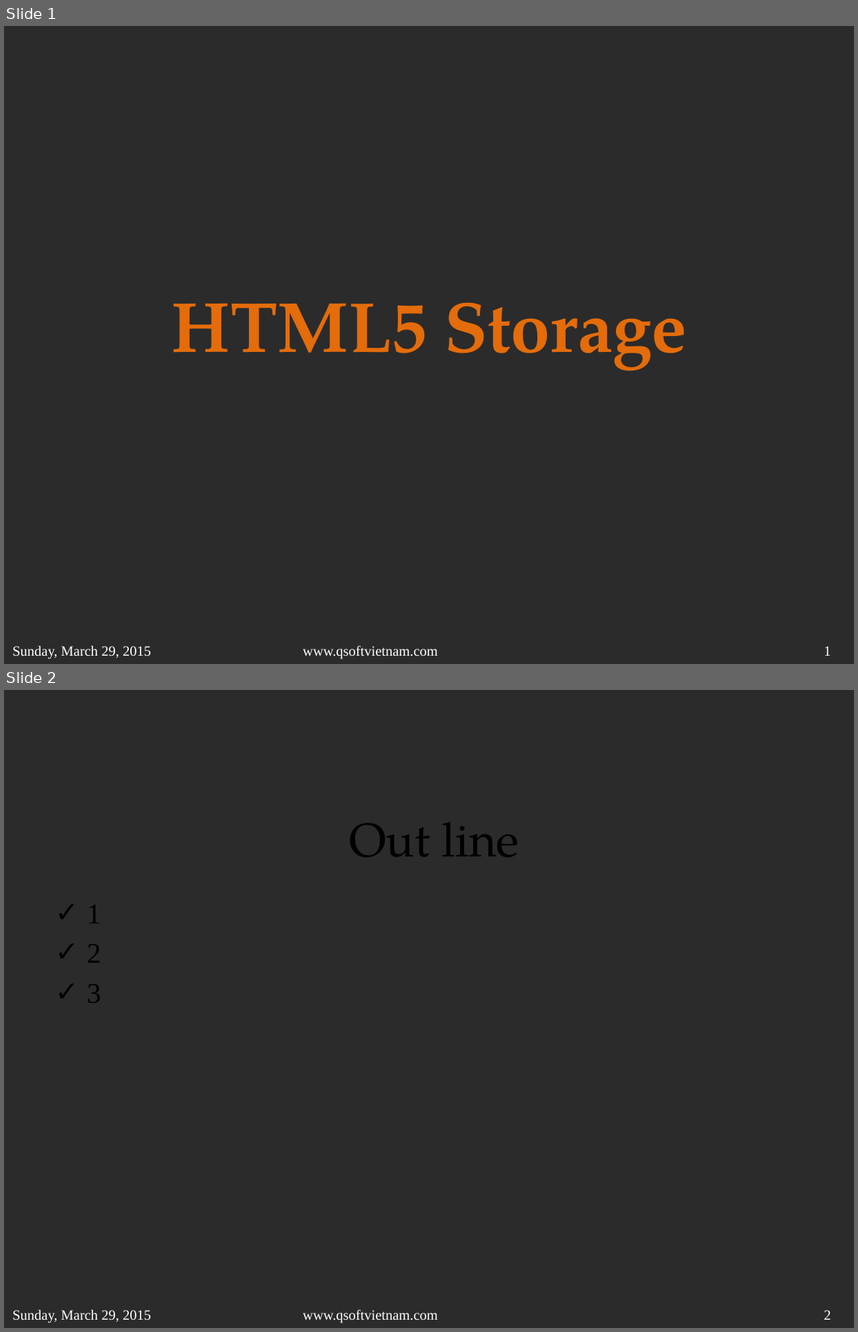
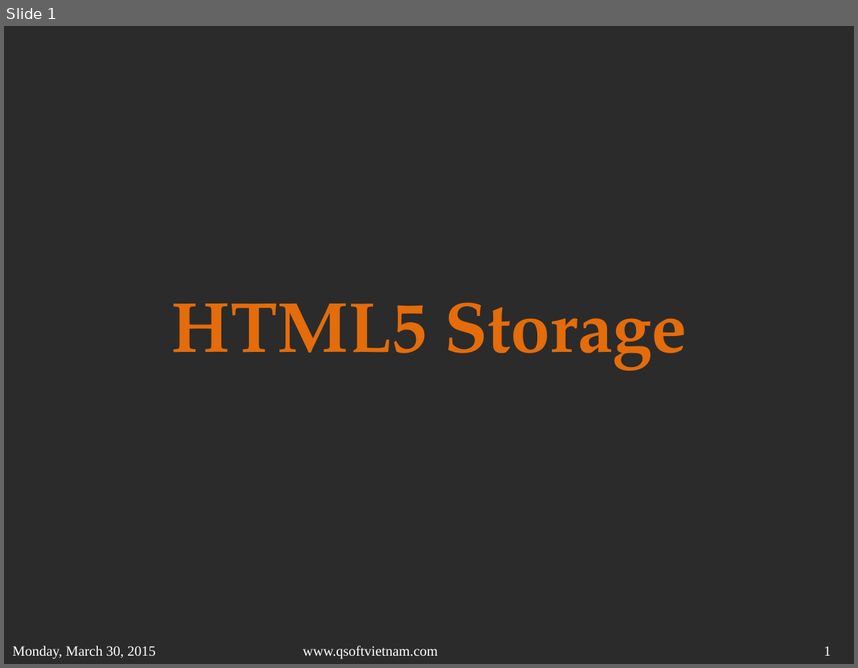
Before and after one commit to sonvq-qsoftvn/htmltraining, a slide deck: QSoftVietnam_SlideTemplate2014- Sonvq.pptx. Shown one above the other, each under a label of ours: slides 1 and 2 before the commit, slide 1 after it. The pictures are 858x1332 and 858x668 pixels, drawn with LibreOffice and Linux fonts; fonts in the diff are those of the drawing; background and template pictures are left out; a plain dark background stands for a picture behind light text. Boxes give left, top, right and bottom in pixels: in the first picture for what was removed or moved away, otherwise in the second. Text is boxed around its words. In the diff, an @@ line names an element or a change of style, - is before the commit and + after.

```diff
--- a/QSoftVietnam_SlideTemplate2014- Sonvq.pptx
+++ b/QSoftVietnam_SlideTemplate2014- Sonvq.pptx
@@ slide 2 removed at (4, 690, 854, 1328), background picture (left out) @@
@@ text removed at (349, 822, 519, 857) @@
-Out line
@@ text removed at (87, 905, 101, 1003) @@
-✓ 1
-✓ 2
-✓ 3
@@ text removed at (12, 1309, 151, 1323) @@
-Sunday, March 29, 2015
@@ text removed at (303, 1309, 438, 1323) @@
-www.qsoftvietnam.com
@@ page number removed at (824, 1310, 831, 1319) @@
-2
@@ slide 1 changed as well @@
@@ text at (12, 645, 156, 659): text changed @@
-Sunday, March 29, 2015
+Monday, March 30, 2015
```
Also in this commit, not shown: 22 other slides changed, 1 slide added, 12 other slides removed, 1 other file.
